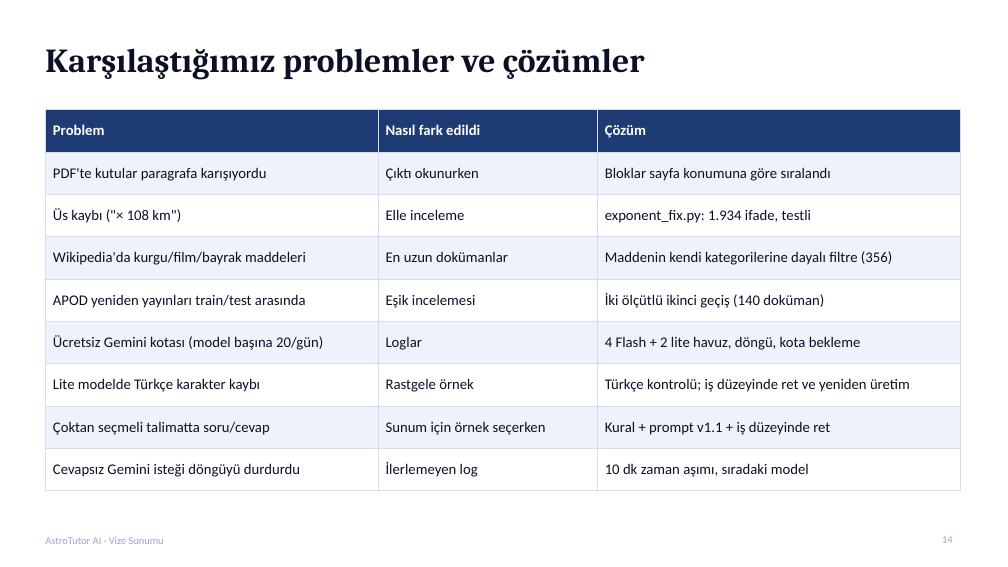
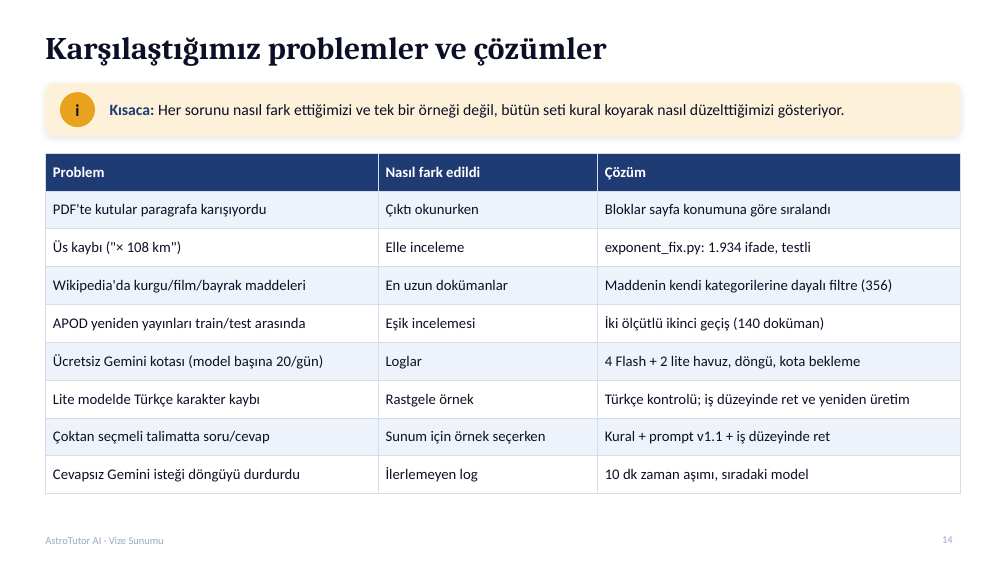
Before and after one commit to gedag/AstroTutor-AI, a slide deck: slide 14 of reports/AstroTutor_AI_Vize_Sunumu.pptx. Drawn at 1008x567 pixels with LibreOffice and Linux fonts; fonts in the diff are those of the drawing. Boxes give left, top, right and bottom in pixels: in the first picture for what was removed or moved away, otherwise in the second. Text is boxed around its words. In the diff, an @@ line names an element or a change of style, - is before the commit and + after.

Commit message:
Sunum: her slayta 'Kısaca' bandı ve Instruction v1.1 slaytı eklendi (17 slayt), taslak güncellendi

```diff
--- a/reports/AstroTutor_AI_Vize_Sunumu.pptx
+++ b/reports/AstroTutor_AI_Vize_Sunumu.pptx
@@ title "Karşılaştığımız problemler ve çözümler" moved from (x1=45, y1=48, x2=645, y2=80) to (x1=45, y1=37, x2=607, y2=66) @@
@@ title "Karşılaştığımız problemler ve çözümler" at (x1=45, y1=37, x2=607, y2=66): size 32 to 30 pt @@
@@ rounded rectangle added at (x1=45, y1=83, x2=960, y2=136), fill #FDF1DA, outline #FDF1DA 1 pt @@
@@ ellipse added at (x1=60, y1=93, x2=95, y2=127), fill #E8A21E, outline #E8A21E 1 pt @@
@@ text added at (x1=75, y1=104, x2=79, y2=116), 16 pt, text #0B1026, bold @@
+i
@@ text added at (x1=110, y1=104, x2=845, y2=118), 15 pt, text #0B1026 @@
+Kısaca: Her sorunu nasıl fark ettiğimizi ve tek bir örneği değil, bütün seti kural koyarak nasıl düzelttiğimizi gösteriyor.
@@ table resized from (x1=45, y1=110, x2=960, y2=481) to (x1=45, y1=153, x2=960, y2=486) @@
```
Also in this commit, not shown: 14 other slides changed, 1 slide added, 2 other files.
